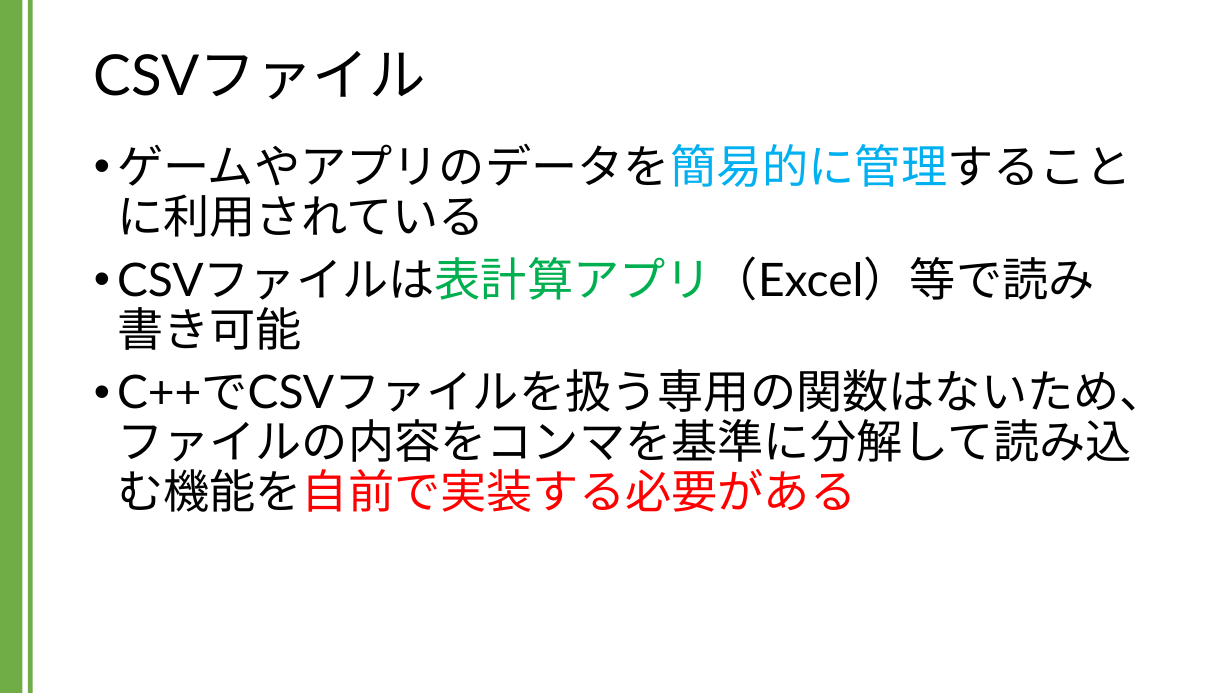
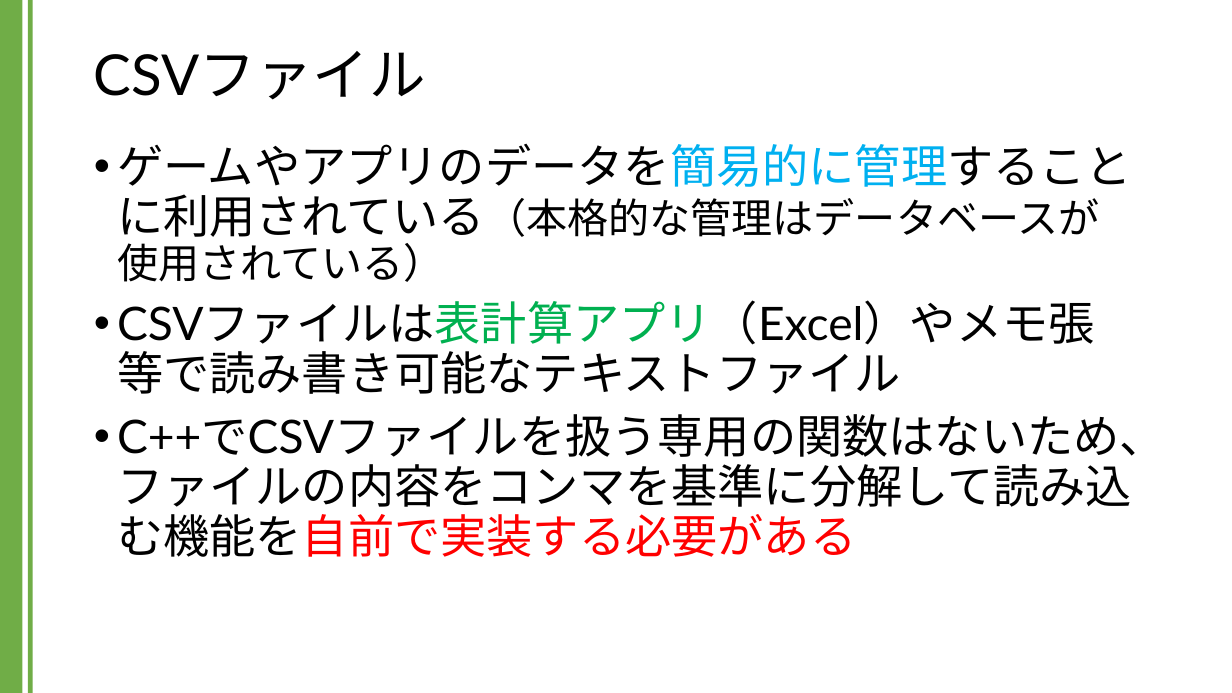
Before and after one commit to kic-murata/cpp2024, a slide deck: slide 2 of 授業資料/講義資料：CSVファイル.pptx. Drawn at 1232x693 pixels with LibreOffice and Linux fonts; fonts in the diff are those of the drawing. Boxes give left, top, right and bottom in pixels: in the first picture for what was removed or moved away, otherwise in the second. Text is boxed around its words. In the diff, an @@ line names an element or a change of style, - is before the commit and + after.

```diff
--- a/授業資料/講義資料：CSVファイル.pptx
+++ b/授業資料/講義資料：CSVファイル.pptx
@@ text at box(117, 144, 1132, 394): text changed @@
-• ゲームやアプリのデータを簡易的に管理することに利用されている
-• CSVファイルは表計算アプリ（Excel）等で読み書き可能
+• ゲームやアプリのデータを簡易的に管理することに利用されている（本格的な管理はデータベースが使用されている）
+• CSVファイルは表計算アプリ（Excel）やメモ張等で読み書き可能なテキストファイル
```
Also in this commit, not shown: 7 other slides changed.
